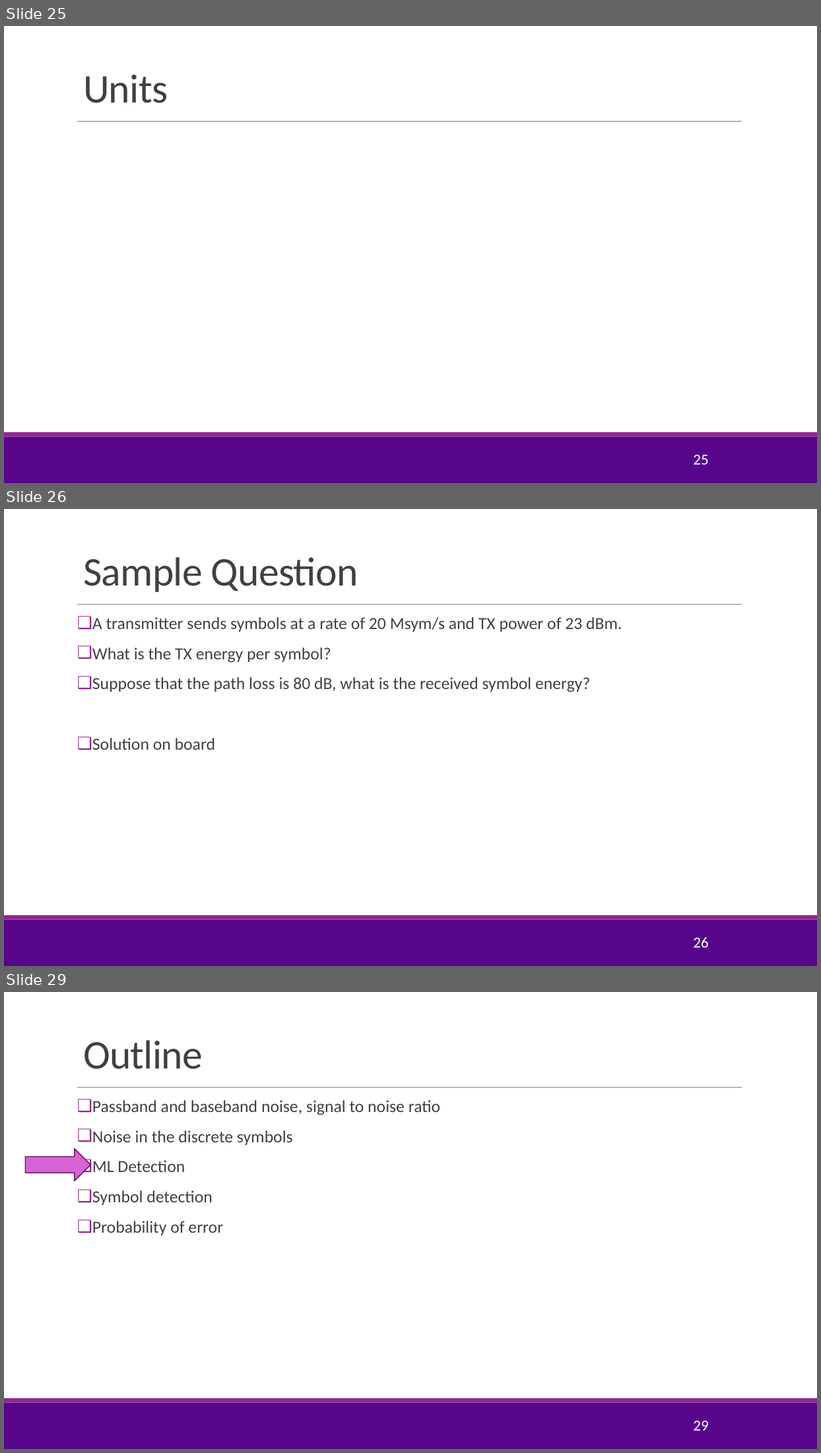
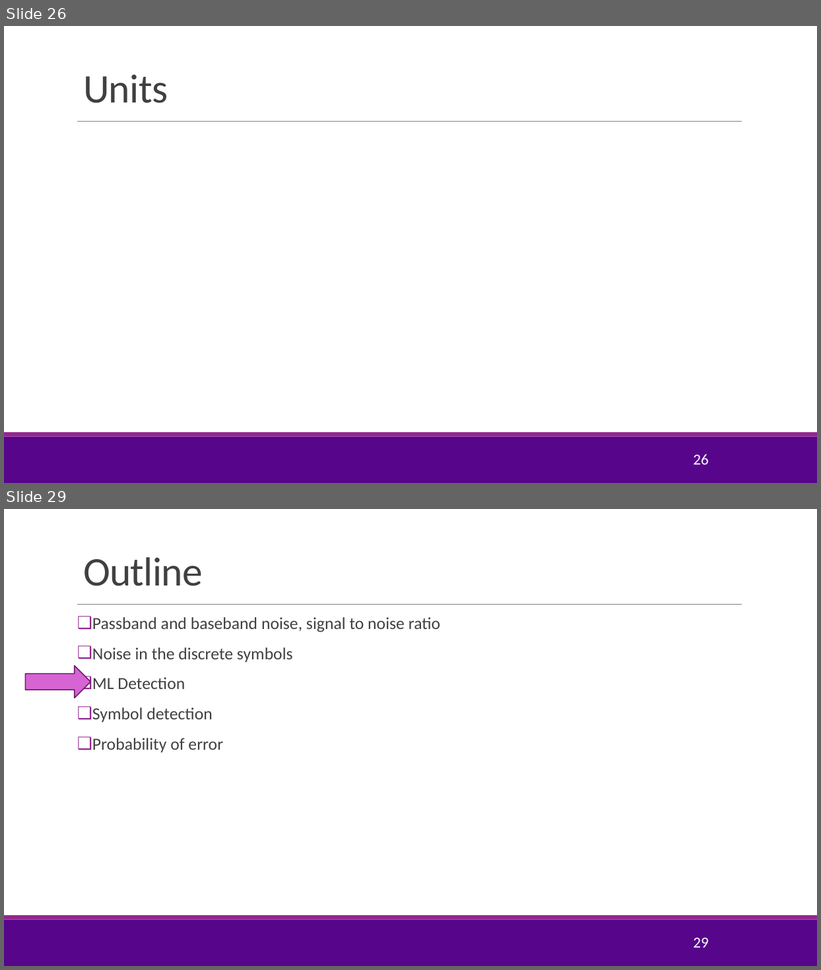
Before and after one commit to sdrangan/digitalcomm, a slide deck: Lectures/Unit06_Demod.pptx. Shown one above the other, each under a label of ours: slides 25, 26 and 29 before the commit, slides 26 and 29 after it; the slides between them are not shown. The pictures are 821x1453 and 821x970 pixels, drawn with LibreOffice and Linux fonts; fonts in the diff are those of the drawing; grey boxes stand for pictures; background and template pictures are left out. Boxes give left, top, right and bottom in pixels: in the first picture for what was removed or moved away, otherwise in the second. Text is boxed around its words. In the diff, an @@ line names an element or a change of style, - is before the commit and + after.

```diff
--- a/Lectures/Unit06_Demod.pptx
+++ b/Lectures/Unit06_Demod.pptx
@@ slide 26 removed at (4,509,817,966), background #FFFFFF; not listed: 3 template elements that a slide beside it also shows @@
@@ title removed at (83,557,358,592) @@
-Sample Question
@@ text removed at (92,617,622,750) @@
-❑ A transmitter sends symbols at a rate of 20 Msym/s and TX power of 23 dBm.
-❑ What is the TX energy per symbol?
-❑ Suppose that the path loss is 80 dB, what is the received symbol energy?
-❑ Solution on board
@@ page number removed at (693,937,708,948) @@
-26
@@ what was slide 25 is now slide 26 @@
@@ page number at (693,454,708,465): text changed @@
-25
+26
```
Also in this commit, not shown: 2 slides changed, 4 slides added, 1 other slide removed, 4 other files.
